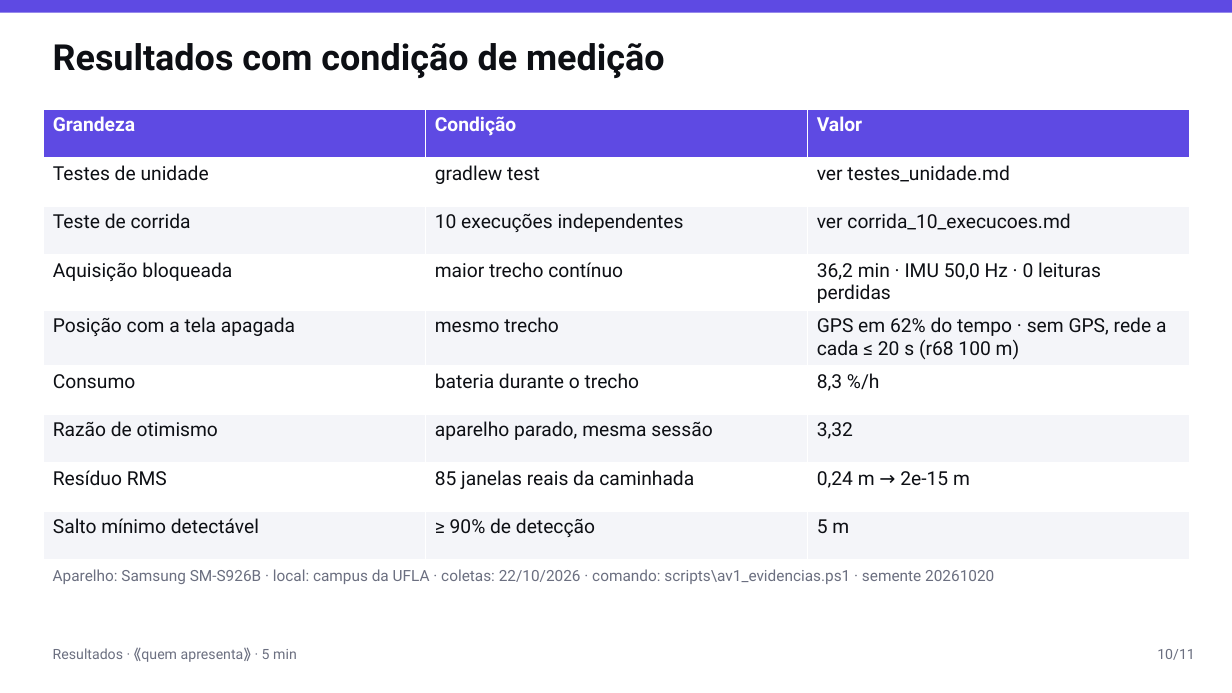
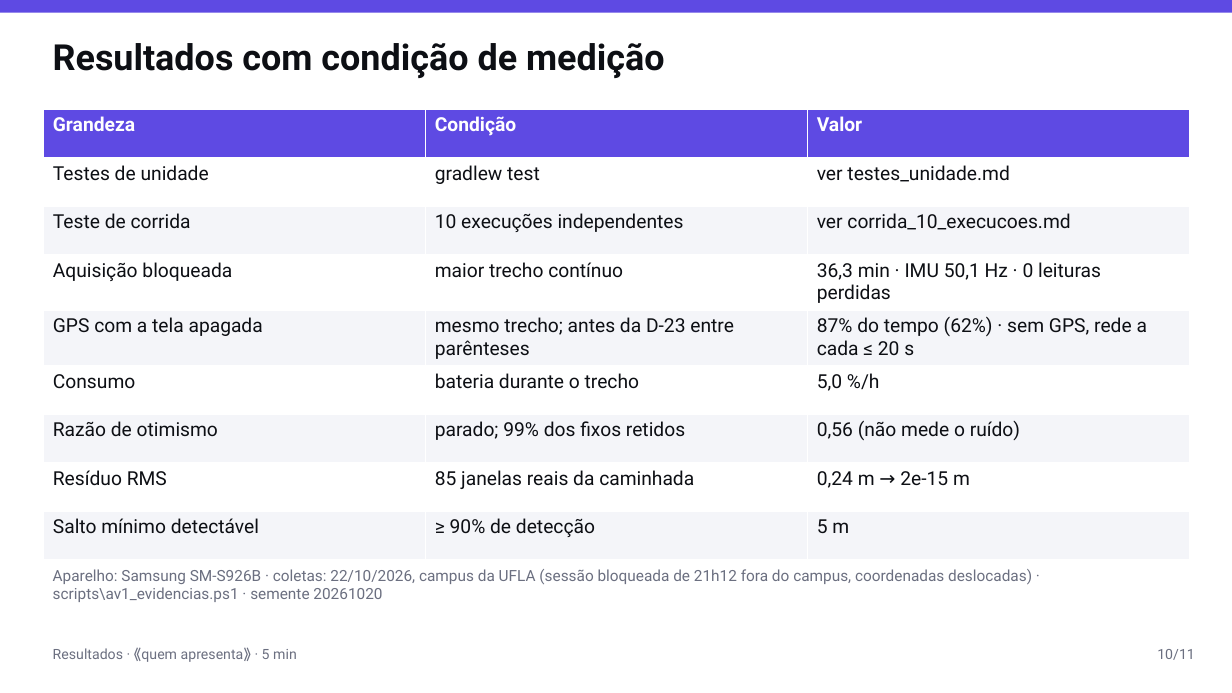
Before and after one commit to AlphaFNTZ/rastro, a slide deck: slide 10 of docs/presentations/apresentacao_I_AV1.pptx. Drawn at 1232x693 pixels with LibreOffice and Linux fonts; fonts in the diff are those of the drawing. Boxes give left, top, right and bottom in pixels: in the first picture for what was removed or moved away, otherwise in the second. Text is boxed around its words. In the diff, an @@ line names an element or a change of style, - is before the commit and + after.

```diff
--- a/docs/presentations/apresentacao_I_AV1.pptx
+++ b/docs/presentations/apresentacao_I_AV1.pptx
@@ table at (43, 109, 1189, 545) @@
-row 4, column 3: 36,2 min · IMU 50,0 Hz · 0 leituras perdidas
+row 4, column 3: 36,3 min · IMU 50,1 Hz · 0 leituras perdidas
-row 5: Posição com a tela apagada | mesmo trecho | GPS em 62% do tempo · sem GPS, rede a cada ≤ 20 s (r68 100 m)
+row 5: GPS com a tela apagada | mesmo trecho; antes da D-23 entre parênteses | 87% do tempo (62%) · sem GPS, rede a cada ≤ 20 s
-row 6, column 3: 8,3 %/h
+row 6, column 3: 5,0 %/h
-row 7, column 2: aparelho parado, mesma sessão
+row 7, column 2: parado; 99% dos fixos retidos
-row 7, column 3: 3,32
+row 7, column 3: 0,56 (não mede o ruído)
@@ text at (53, 569, 1032, 602): text changed @@
-Aparelho: Samsung SM-S926B · local: campus da UFLA · coletas: 22/10/2026 · comando: scripts\av1_evidencias.ps1 · semente 20261020
+Aparelho: Samsung SM-S926B · coletas: 22/10/2026, campus da UFLA (sessão bloqueada de 21h12 fora do campus, coordenadas deslocadas) · scripts\av1_evidencias.ps1 · semente 20261020
```
Also in this commit, not shown: 1 other slide changed, 6 other files.
